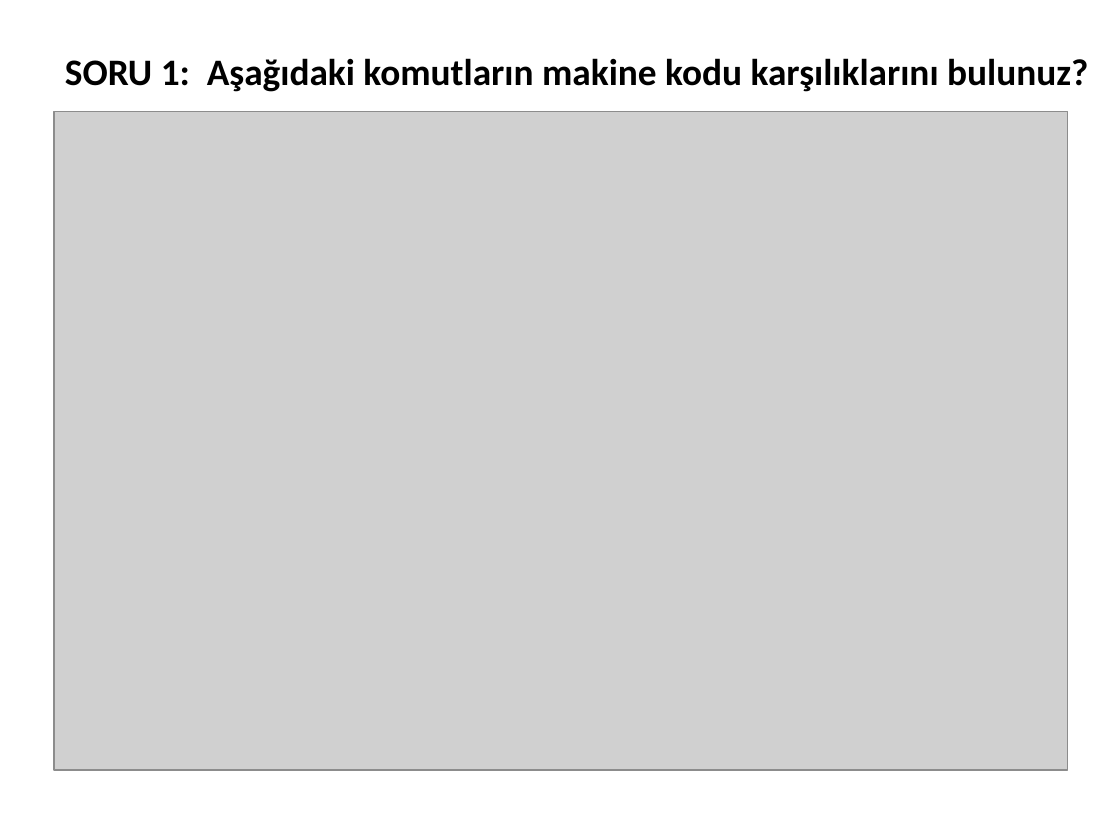
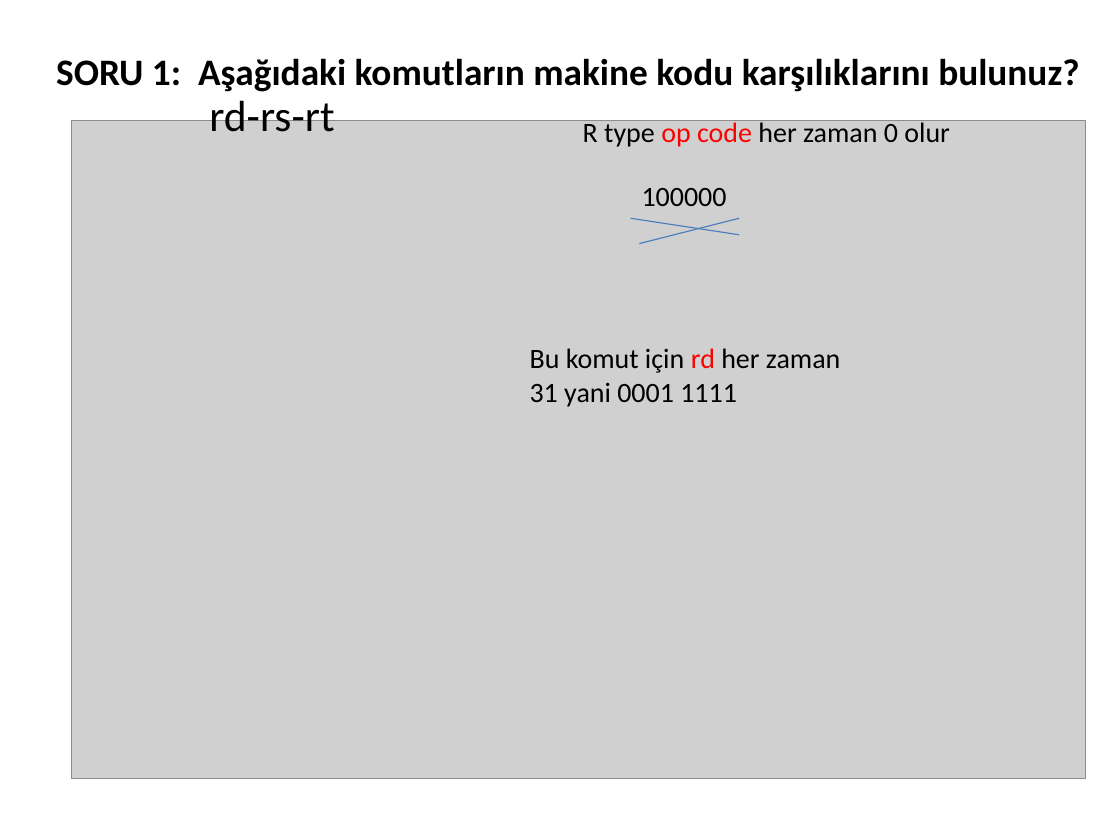
Before and after one commit to afozbek/2019-Bahar, a slide deck: slide 8 of Bilgisayar-Mimarisi-Slaytlar/Uygulama_1.pptx. Drawn at 1120x840 pixels with LibreOffice and Linux fonts; fonts in the diff are those of the drawing; grey boxes stand for pictures. Boxes give left, top, right and bottom in pixels: in the first picture for what was removed or moved away, otherwise in the second. Text is boxed around its words. In the diff, an @@ line names an element or a change of style, - is before the commit and + after.

```diff
--- a/Bilgisayar-Mimarisi-Slaytlar/Uygulama_1.pptx
+++ b/Bilgisayar-Mimarisi-Slaytlar/Uygulama_1.pptx
@@ text "SORU 1: Aşağıdaki komutların makine ...": place and size @@
-text "SORU 1: Aşağıdaki komutların makine ..." at [65,58,1088,92]
+text "SORU 1: Aşağıdaki komutların makine ..." at [56,58,1079,92]
@@ text added at [209,95,334,132], 28 pt, text #000000 @@
+rd-rs-rt
@@ text added at [583,119,950,147], 18 pt, text #000000 @@
+R type op code her zaman 0 olur
@@ picture: place and size @@
-picture at [54,111,1067,769]
+picture at [72,120,1085,778]
@@ text added at [642,188,727,206], 18 pt, text #000000 @@
+100000
@@ line added from (631, 218) to (739, 235), #4B7EBC 0.75 pt @@
@@ line added from (640, 244) to (739, 218), #4B7EBC 0.75 pt @@
@@ text added at [530,348,840,407], 18 pt, text #000000 @@
+Bu komut için rd her zaman 31 yani 0001 1111
```
Also in this commit, not shown: 6 other slides changed, 2 slides added, 2 slides removed, 3 other files.
